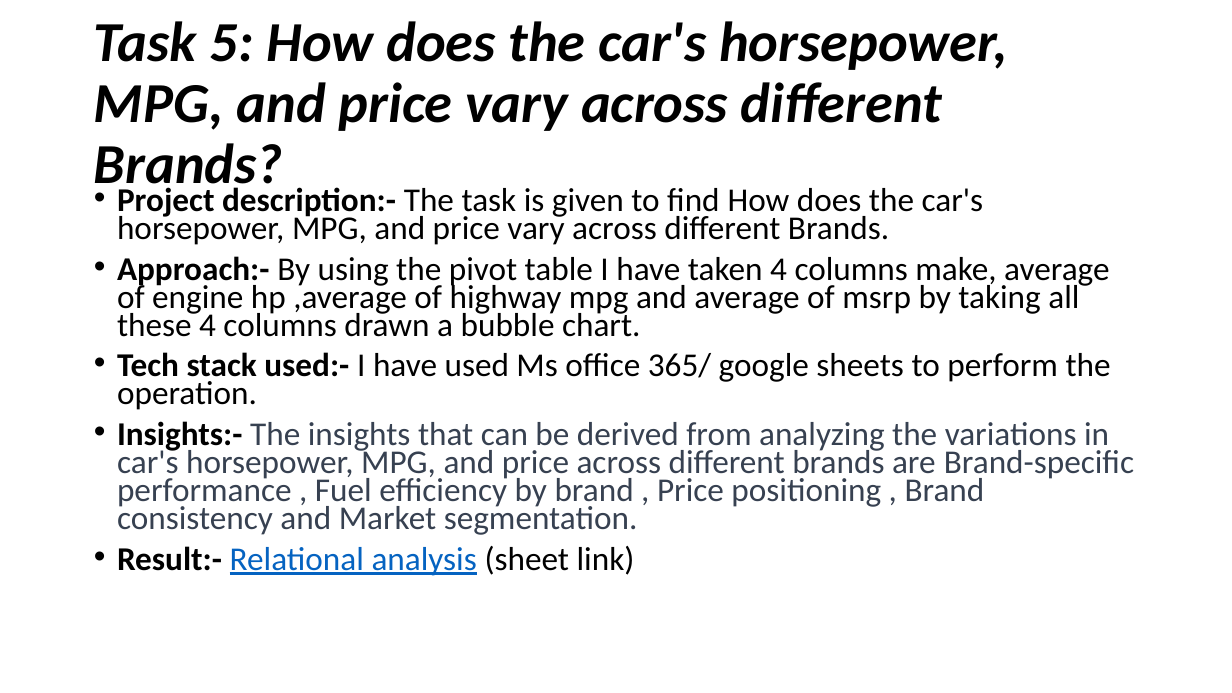
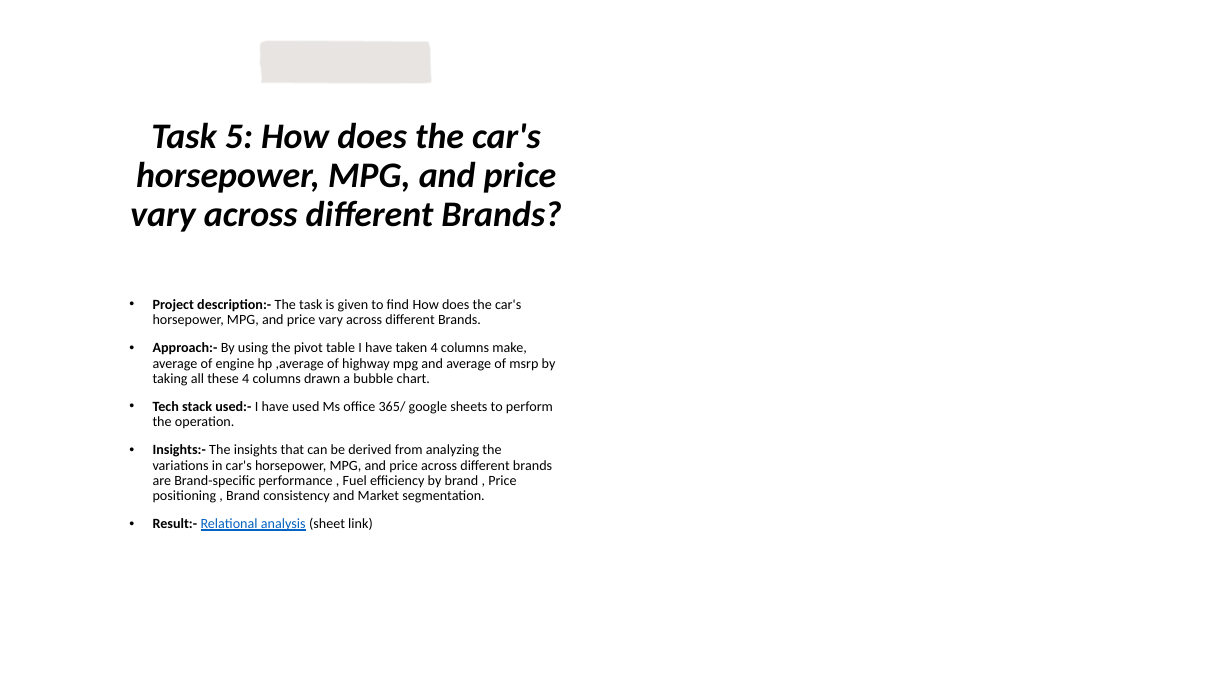
Before and after one commit to Athreya27/Athreya-, a slide deck: slide 37 of Impact of Car Features.pptx (slide 33 before the commit). Drawn at 1232x693 pixels with LibreOffice and Linux fonts; fonts in the diff are those of the drawing; background and template pictures are left out. Boxes give left, top, right and bottom in pixels: in the first picture for what was removed or moved away, otherwise in the second. Text is boxed around its words. In the diff, an @@ line names an element or a change of style, - is before the commit and + after.

```diff
--- a/Impact of Car Features.pptx
+++ b/Impact of Car Features.pptx
@@ freeform shape added at [259,41,432,84], fill #D9D4D0 at 60% opacity @@
@@ freeform shape added at [73,62,616,619], fill #FFFFFF @@
@@ title "Task 5: How does the ...": place and size @@
-title "Task 5: How does the ..." at [94,21,1008,196]
+title "Task 5: How does the ..." at [130,122,561,232]
@@ title "Task 5: How does the ..." at [130,122,561,232]: size 44 to 28 pt; alignment left to centre @@
@@ text "Project description:- The task is ...": place and size @@
-text "Project description:- The task is ..." at [117,187,1134,576]
+text "Project description:- The task is ..." at [153,299,556,531]
@@ text "Project description:- The task is ..." at [153,299,556,531]: size 25.9 to 11 pt; text colour #374151 to #000000 in "The insights that can be derived from ..."; line spacing 0.7 to 0.9; vertical alignment top to middle @@
```
Also in this commit, not shown: 29 other slides changed, 10 slides added, 5 slides removed.
